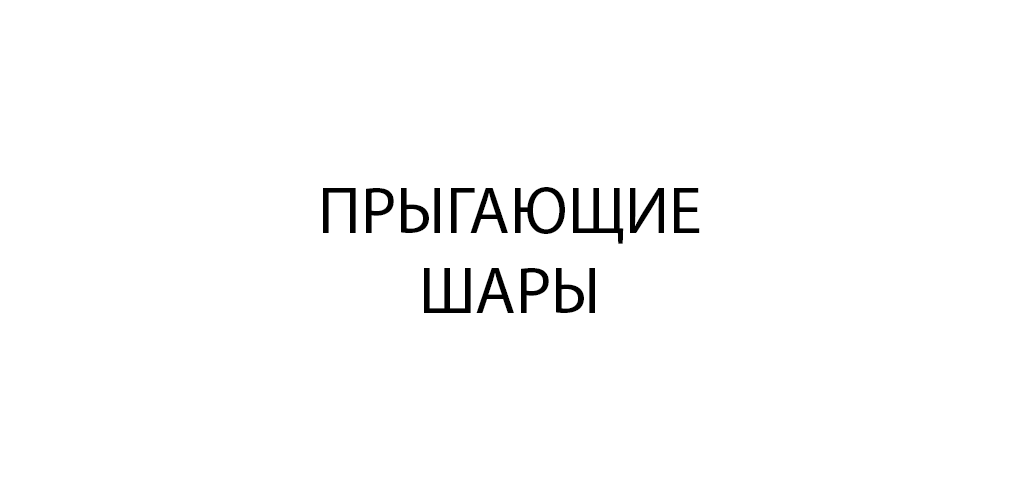
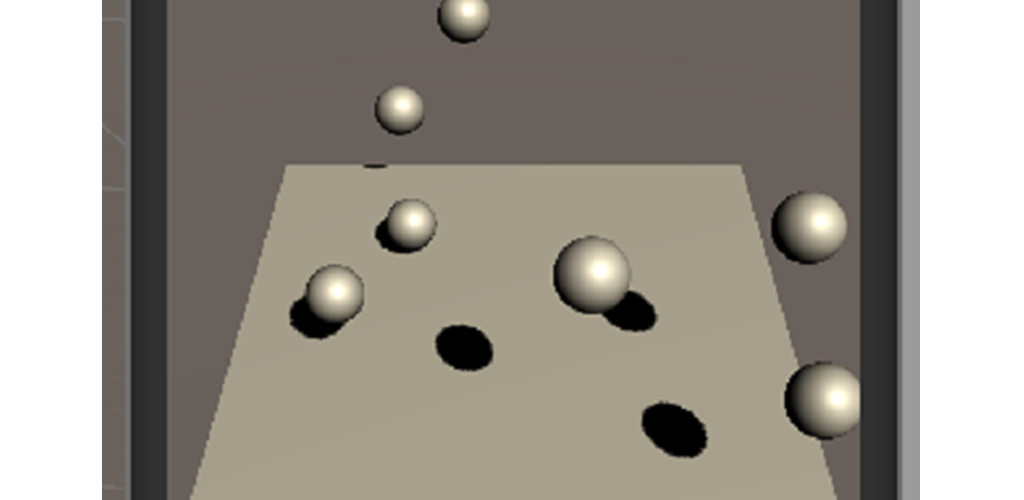
Comparing the layer stacks of the two 1024×500 images. Changes:
added layer "Screen1" above "ПРЫГАЮЩИЕ ШАРЫ" over [102, 0, 920, 500]
